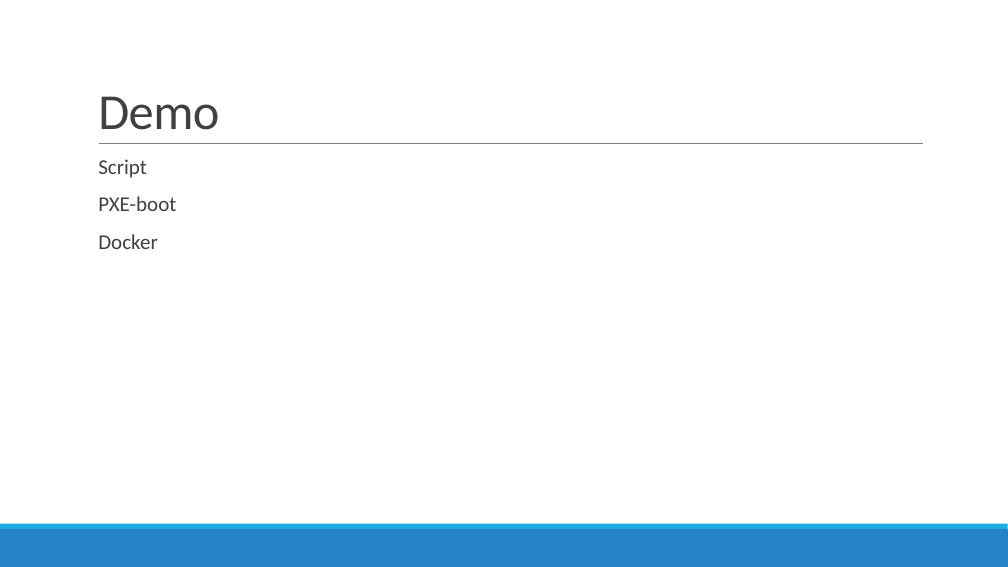
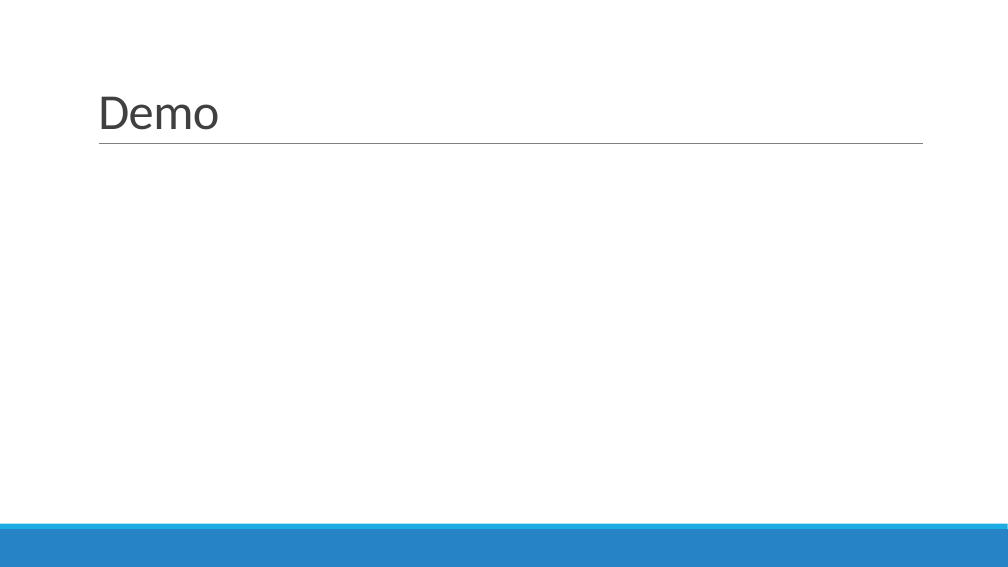
Before and after one commit to JouriTas/Projectwerk-IT-project, a slide deck: slide 15 of Scrum Artifacts/Sprint5/IT-Projectwerk 2022.pptx. Drawn at 1008x567 pixels with LibreOffice and Linux fonts; fonts in the diff are those of the drawing. Boxes give left, top, right and bottom in pixels: in the first picture for what was removed or moved away, otherwise in the second. Text is boxed around its words. In the diff, an @@ line names an element or a change of style, - is before the commit and + after.

```diff
--- a/Scrum Artifacts/Sprint5/IT-Projectwerk 2022.pptx
+++ b/Scrum Artifacts/Sprint5/IT-Projectwerk 2022.pptx
@@ text removed at <box>98,159,176,249</box> @@
-  Script
-  PXE-boot
-  Docker
```
Also in this commit, not shown: 2 other slides changed, 1 slide added, 1 slide removed, 1 other file.
